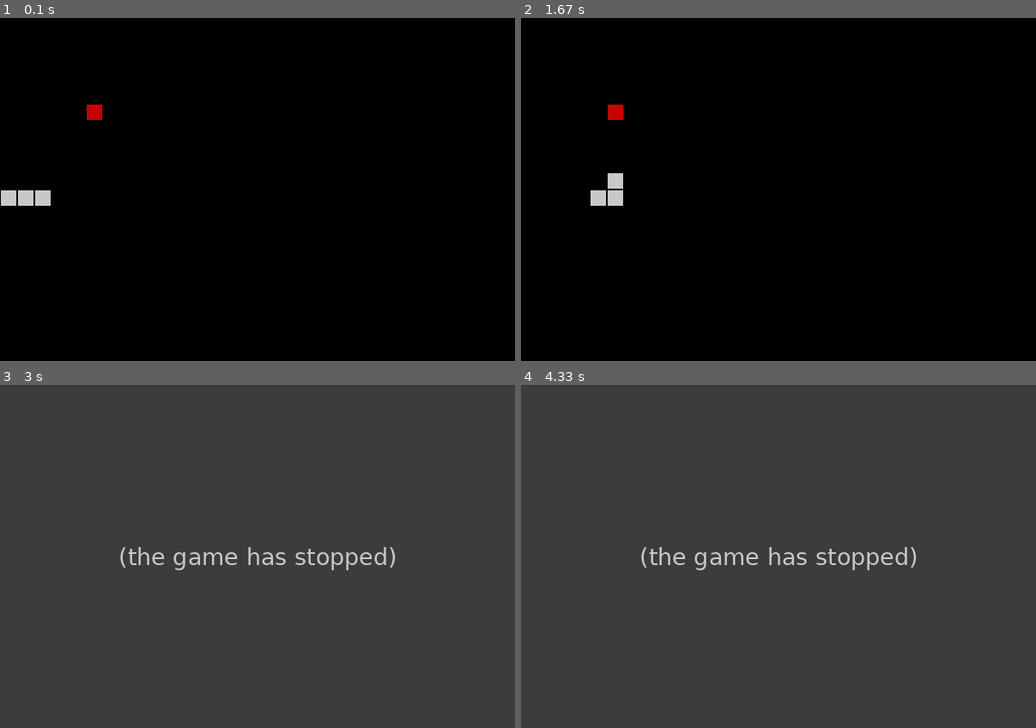
Above: before the commit, frames 1-4 (two rows, left to right).
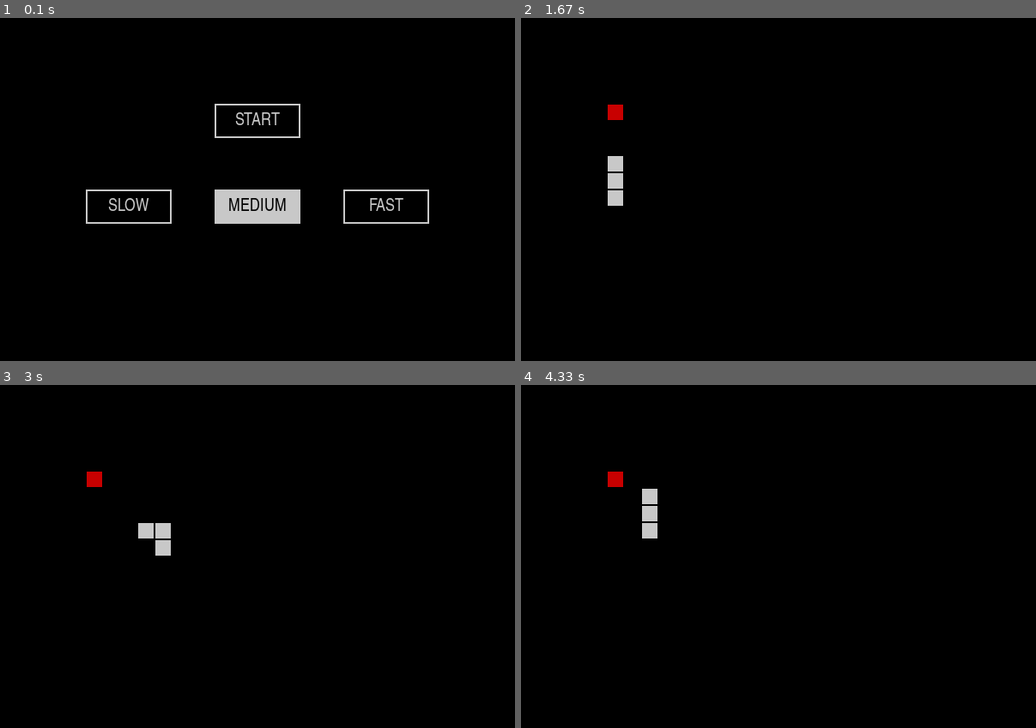
Above: after the commit, the same moments.

Repository: Matejh36/pygame-snake
Game: pygame game, started from game.py
Same seed, same stepped clock (60 frames per second), same inputs: the game is played once before the commit and once after it.
Inputs (mouse positions are in pixels of both pictures, inside the frame that each line leads up to):
- Up to frame 1 (0.1 s): no input
- Up to frame 2 (1.67 s): click (778, 120) at 0.38 s; hold Right 0.67-1.13 s; hold Up 1.17-1.63 s
- Up to frame 3 (3 s): hold Right 1.67-2.13 s; hold Left 2.17-2.7 s; hold Down from 2.73 s (still down)
- Up to frame 4 (4.33 s): release Down at 3.03 s; hold Left 3.07-3.47 s; hold Up 3.5-3.87 s

The runs differ from the first frame. In frame 1, 3.2% of the frame differs, in the area x 0-84%, y 25-60%; in frame 2, 0.3%; in frame 3, 100%; in frame 4, 100%, in the area x 0-100%, y 0-100%.
Before the commit the program exited at 2.73 s; later frames show no game.

Commit message:
New features
Added menu
Added 3 different speeds
Separate class for game

Diff:
--- a/game.py
+++ b/game.py
@@ -7,81 +7,158 @@
 
 random.seed(None)
 
+# colors
 BLACK = (0, 0, 0)
 WHITE = (200, 200, 200)
 RED = (200, 0, 0)
+
+# dimensions (should be divisible by BLOCKSIZE)
 WINDOW_HEIGHT = 400
 WINDOW_WIDTH = 600
-BLOCKSIZE = 20
+BLOCKSIZE = 20 # size of one square
+
+FPS = 60
+
+NEXT_MOVE_TIME = 250
+SPEED_BTN_TXTS = ["SLOW", "MEDIUM", "FAST"]
+SPEEDS = [350, 250, 150]
 
 pygame.font.init()
 myfont = pygame.font.SysFont('Agency FB', 60)
 myfont2 = pygame.font.SysFont('Agency FB', 20)
 
-def main():
-    global SCREEN, CLOCK
-    pygame.init()
-    SCREEN = pygame.display.set_mode((WINDOW_WIDTH, WINDOW_HEIGHT))
-    SCREEN.fill(BLACK)
-
-    CLOCK = pygame.time.Clock()
-    MOVE = pygame.USEREVENT + 1
-    pygame.time.set_timer(MOVE, 350)
-
-    f = Fruit()
-    s = Snake(f)
-
-    end = False
-
-    while True:
-        for event in pygame.event.get():
-            if event.type == pygame.KEYDOWN:
-                if event.key == pygame.K_LEFT:
-                    s.set_direction("left")
-                if event.key == pygame.K_RIGHT:
-                    s.set_direction("right")
-                if event.key == pygame.K_UP:
-                    s.set_direction("up")
-                if event.key == pygame.K_DOWN:
-                    s.set_direction("down")
-            elif event.type == MOVE:
-                if not s.move():
-                    end = True
-            elif event.type == pygame.QUIT:
+class Game():
+    def __init__(self):
+        global SCREEN, CLOCK
+        pygame.init()
+        SCREEN = pygame.display.set_mode((WINDOW_WIDTH, WINDOW_HEIGHT))
+        pygame.display.set_caption('Snake game')
+        SCREEN.fill(BLACK)
+        CLOCK = pygame.time.Clock()
+
+    def menu(self):
+        redraw = True
+        speed_opt = 1
+
+        while True:
+            if redraw:
+                redraw = False
+                self.draw_menu(speed_opt)
+
+            for event in pygame.event.get():
+                if event.type == pygame.QUIT:
+                    pygame.quit()
+                    sys.exit()
+
+                if event.type == pygame.MOUSEBUTTONDOWN:
+                    mouse_pos = event.pos
+
+                    if self.btn_play.collidepoint(mouse_pos):
+                        self.play()
+                        redraw = True
+
+                    for idx, btn in enumerate(self.speed_btns):
+                        if btn.collidepoint(mouse_pos):
+                            global NEXT_MOVE_TIME
+                            NEXT_MOVE_TIME = SPEEDS[idx]
+                            speed_opt = idx
+                            self.draw_menu(idx)
+
+            pygame.display.update()
+            CLOCK.tick(FPS)
+
+    def draw_menu(self, speed_opt):
+        self.speed_btns = [None, None, None]
+
+        SCREEN.fill(BLACK)
+        btn_play = pygame.Rect(WINDOW_WIDTH/2 - 50, 100, 100, 40)
+        pygame.draw.rect(SCREEN, WHITE, btn_play, 2)
+
+        textsurface = myfont2.render('START', True, WHITE)
+        w, h = textsurface.get_size()
+        SCREEN.blit(textsurface, (btn_play.x + btn_play.width/2 - w/2, btn_play.y + btn_play.height/2 - h/2))
+
+        btn_idxs = [0,1,2]
+        btn_idxs.remove(speed_opt)
+
+        for btn_idx in btn_idxs:
+            btn = pygame.Rect(WINDOW_WIDTH/4*(btn_idx+1) - 50, 200, 100, 40)
+            pygame.draw.rect(SCREEN, WHITE, btn, 2)
+            btn_txt = myfont2.render(SPEED_BTN_TXTS[btn_idx], True, WHITE)
+            w, h = btn_txt.get_size()
+            SCREEN.blit(btn_txt, (btn.x + btn.width/2 - w/2, btn.y + btn.height/2 - h/2))
+            self.speed_btns[btn_idx] = btn
+
+        btn = pygame.Rect(WINDOW_WIDTH/4*(speed_opt+1) - 50, 200, 100, 40)
+        pygame.draw.rect(SCREEN, WHITE, btn)
+        btn_txt = myfont2.render(SPEED_BTN_TXTS[speed_opt], True, BLACK)
+        w, h = btn_txt.get_size()
+        SCREEN.blit(btn_txt, (btn.x + btn.width/2 - w/2, btn.y + btn.height/2 - h/2))
+        self.speed_btns[speed_opt] = btn
+
+        self.btn_play = btn_play
+
+    def play(self):
+        SCREEN.fill(BLACK)
+
+        MOVE = pygame.USEREVENT + 1
+        pygame.time.set_timer(MOVE, NEXT_MOVE_TIME)
+
+        f = Fruit()
+        s = Snake(f)
+
+        end = False
+
+        while True:
+            for event in pygame.event.get():
+                if event.type == pygame.KEYDOWN:
+                    if event.key == pygame.K_LEFT:
+                        s.set_direction("left")
+                    if event.key == pygame.K_RIGHT:
+                        s.set_direction("right")
+                    if event.key == pygame.K_UP:
+                        s.set_direction("up")
+                    if event.key == pygame.K_DOWN:
+                        s.set_direction("down")
+                elif event.type == MOVE:
+                    if not s.move():
+                        end = True
+                elif event.type == pygame.QUIT:
+                    pygame.quit()
+                    sys.exit()
+
+            if end:
+                break
+
+            pygame.display.update()
+            CLOCK.tick(FPS)
+
+        textsurface = myfont.render('GAME OVER', True, (255, 255, 255))
+        w, h = textsurface.get_size()
+        SCREEN.blit(textsurface, (WINDOW_WIDTH/2 - w/2, WINDOW_HEIGHT/3 - h/2))
+
+        string = "SCORE: " + str(s.score())
+
+        textsurface2 = myfont2.render(string, True, (255, 255, 255))
+        w, h = textsurface2.get_size()
+        SCREEN.blit(textsurface2, (WINDOW_WIDTH/2 - w/2, WINDOW_HEIGHT/2 - h/2))
+
+        pygame.display.update()
+
+        while True:
+            event = pygame.event.wait()
+            if event.type == pygame.QUIT:
                 pygame.quit()
                 sys.exit()
-
-        if end:
-            break
-
-        pygame.display.update()
-        CLOCK.tick(30)
-
-    textsurface = myfont.render('GAME OVER', False, (255, 255, 255))
-    w, h = myfont.size("GAME OVER")
-    SCREEN.blit(textsurface, (WINDOW_WIDTH/2 - w/2, WINDOW_HEIGHT/3 - h/2))
-
-    string = "SCORE: " + str(s.score())
-
-    textsurface2 = myfont2.render(string, False, (255, 255, 255))
-    w, h = myfont2.size(string)
-    SCREEN.blit(textsurface2, (WINDOW_WIDTH/2 - w/2, WINDOW_HEIGHT/2 - h/2))
-
-    pygame.display.update()
-
-    while True:
-        event = pygame.event.wait()
-        if event.type == pygame.QUIT:
-            pygame.quit()
-            sys.exit()
-        elif event.type == pygame.KEYDOWN:
-            break
+            elif event.type == pygame.KEYDOWN:
+                return
 
 class Snake:
-    body = list()
-    direction = "right"
-
     def __init__(self, fruit):
+        self.body = list()
+        self.actual_dir = "right"
+        self.next_dir = "right"
+
         self.f = fruit
         x = 0
         y = WINDOW_HEIGHT / 2 - ((WINDOW_HEIGHT / 2) % BLOCKSIZE)
@@ -106,35 +183,48 @@
         self.body.insert(0, rect)
 
     def set_direction(self, dir):
-        self.direction = dir
+        # 180° turn check
+        if self.actual_dir == "left" and dir == "right" or self.actual_dir == "right" and dir == "left" or self.actual_dir == "up" and dir == "down" or self.actual_dir == "down" and dir == "up":
+            return
+
+        self.next_dir = dir
 
     def move(self):
+        # change direction
+        self.actual_dir = self.next_dir
+
+        # get head position
         x = self.body[0].x
         y = self.body[0].y
 
-        if self.direction == "up":
+        # calculate new head position
+        if self.actual_dir == "up":
             y = y - BLOCKSIZE
-        elif self.direction == "down":
+        elif self.actual_dir == "down":
             y = y + BLOCKSIZE
-        elif self.direction == "left":
+        elif self.actual_dir == "left":
             x = x - BLOCKSIZE
-        elif self.direction == "right":
+        elif self.actual_dir == "right":
             x = x + BLOCKSIZE
 
+        # if collision, return False, end game
         if self.check_collision(x, y):
             return False
 
+        # remove last body part if no fruit to eat
         if not self.f.eat(x, y):
             pygame.draw.rect(SCREEN, BLACK, self.body[-1], 0)
             self.body.pop()
         else:
             self.f.generate(self.body)
 
+        # draw new head position, add body part to start of the list
         rect = pygame.Rect(x, y, BLOCKSIZE, BLOCKSIZE)
         pygame.draw.rect(SCREEN, WHITE, rect, 0)
         pygame.draw.rect(SCREEN, BLACK, rect, 1)
         self.body.insert(0, rect)
 
+        # if no collision, return True and continue in game
         return True
 
     def check_collision(self, x, y):
@@ -155,12 +245,12 @@
     y = 0
 
     def __init__(self):
-        self.x = random.randint(0, WINDOW_WIDTH/20)*20
-        self.y = random.randint(0, WINDOW_HEIGHT/20)*20
+        self.x = random.randint(0, WINDOW_WIDTH/20-1)*20
+        self.y = random.randint(0, WINDOW_HEIGHT/20-1)*20
 
         while self.y == WINDOW_HEIGHT / 2 - ((WINDOW_HEIGHT / 2) % BLOCKSIZE) and self.x < 3:
-            self.x = random.randint(0, WINDOW_WIDTH/20)*20
-            self.y = random.randint(0, WINDOW_HEIGHT/20)*20
+            self.x = random.randint(0, WINDOW_WIDTH/20-1)*20
+            self.y = random.randint(0, WINDOW_HEIGHT/20-1)*20
 
         rect = pygame.Rect(self.x, self.y, BLOCKSIZE, BLOCKSIZE)
         pygame.draw.rect(SCREEN, RED, rect, 0)
@@ -189,4 +279,8 @@
 
 
 if __name__ == "__main__":
-    main()
+    g = Game()
+    g.menu()
+
+    pygame.quit()
+    sys.exit()
